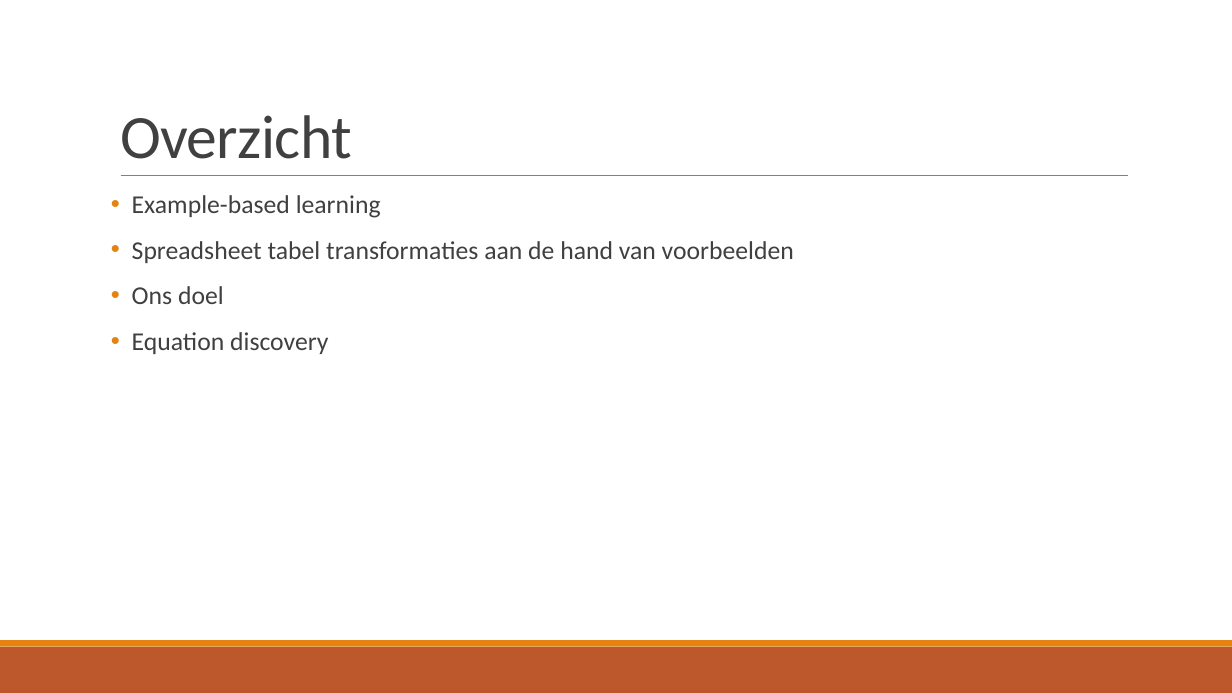
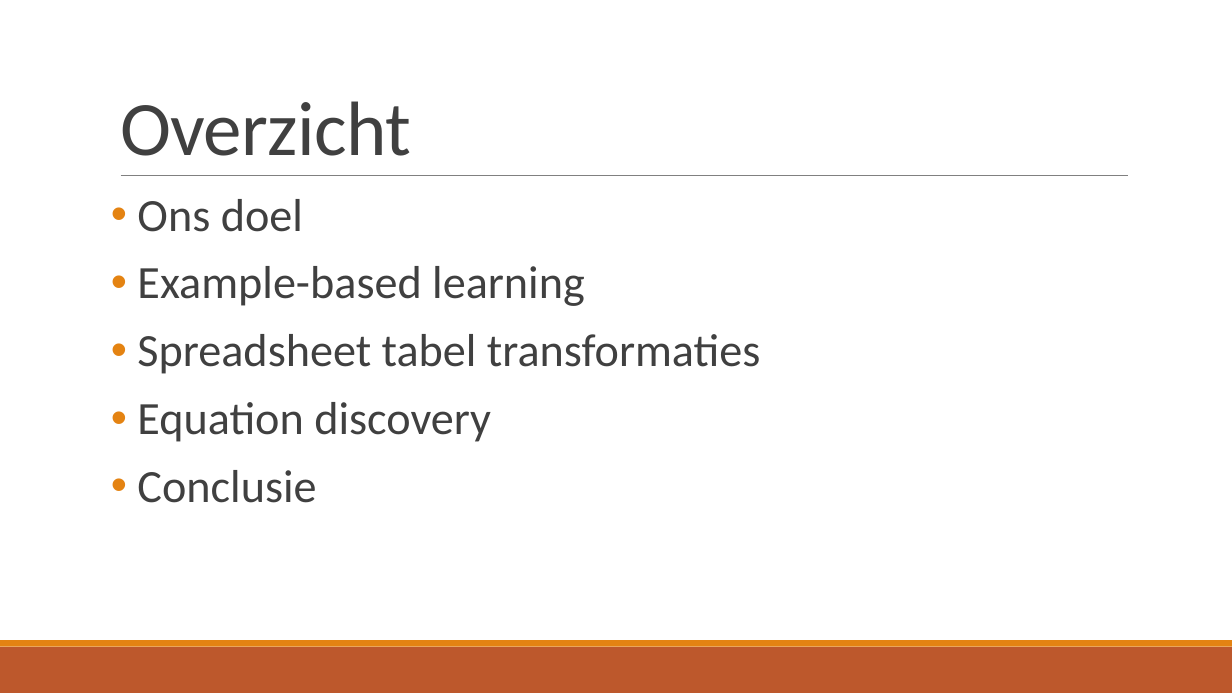
Before and after one commit to TomDeGroote/Bachelorproef, a slide deck: slide 2 of Opdracht 2/Literatuurstudie.pptx (slide 3 before the commit). Drawn at 1232x693 pixels with LibreOffice and Linux fonts; fonts in the diff are those of the drawing. Boxes give left, top, right and bottom in pixels: in the first picture for what was removed or moved away, otherwise in the second. Text is boxed around its words. In the diff, an @@ line names an element or a change of style, - is before the commit and + after.

```diff
--- a/Opdracht 2/Literatuurstudie.pptx
+++ b/Opdracht 2/Literatuurstudie.pptx
@@ title "Overzicht" at (x1=120, y1=101, x2=411, y2=156): size 48 to 60 pt @@
@@ text at (x1=137, y1=199, x2=303, y2=232): paragraph added @@
+• Ons doel
@@ text at (x1=137, y1=266, x2=585, y2=442): size 20 to 36 pt in "Example-based learning", "Equation discovery" @@
@@ text at (x1=137, y1=334, x2=760, y2=374): text changed; size 20 to 36 pt @@
-• Spreadsheet tabel transformaties aan de hand van voorbeelden
-• Ons doel
+• Spreadsheet tabel transformaties
@@ text at (x1=137, y1=470, x2=316, y2=503): paragraph added @@
+• Conclusie
```
Also in this commit, not shown: 19 other slides changed, 4 slides added, 5 slides removed.
